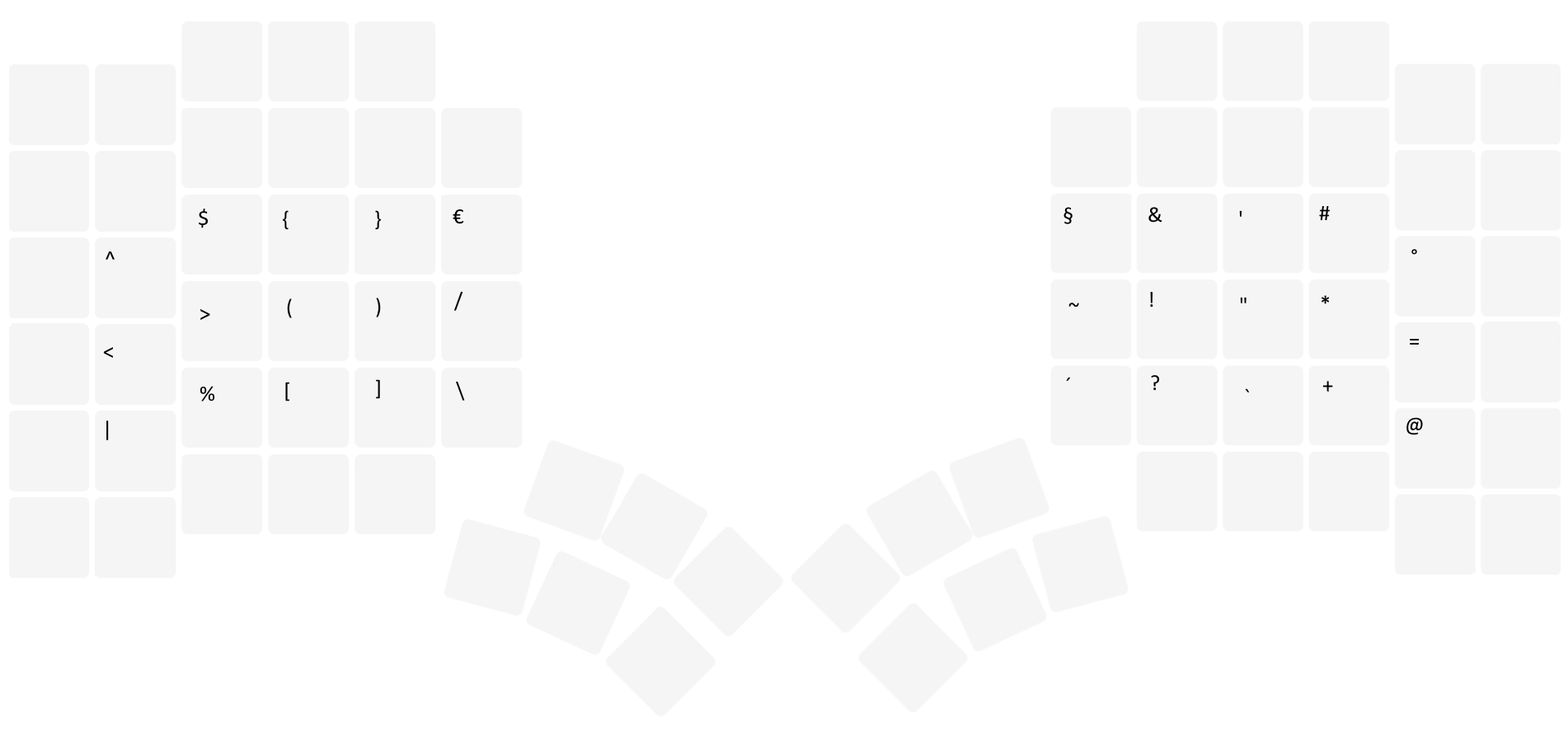
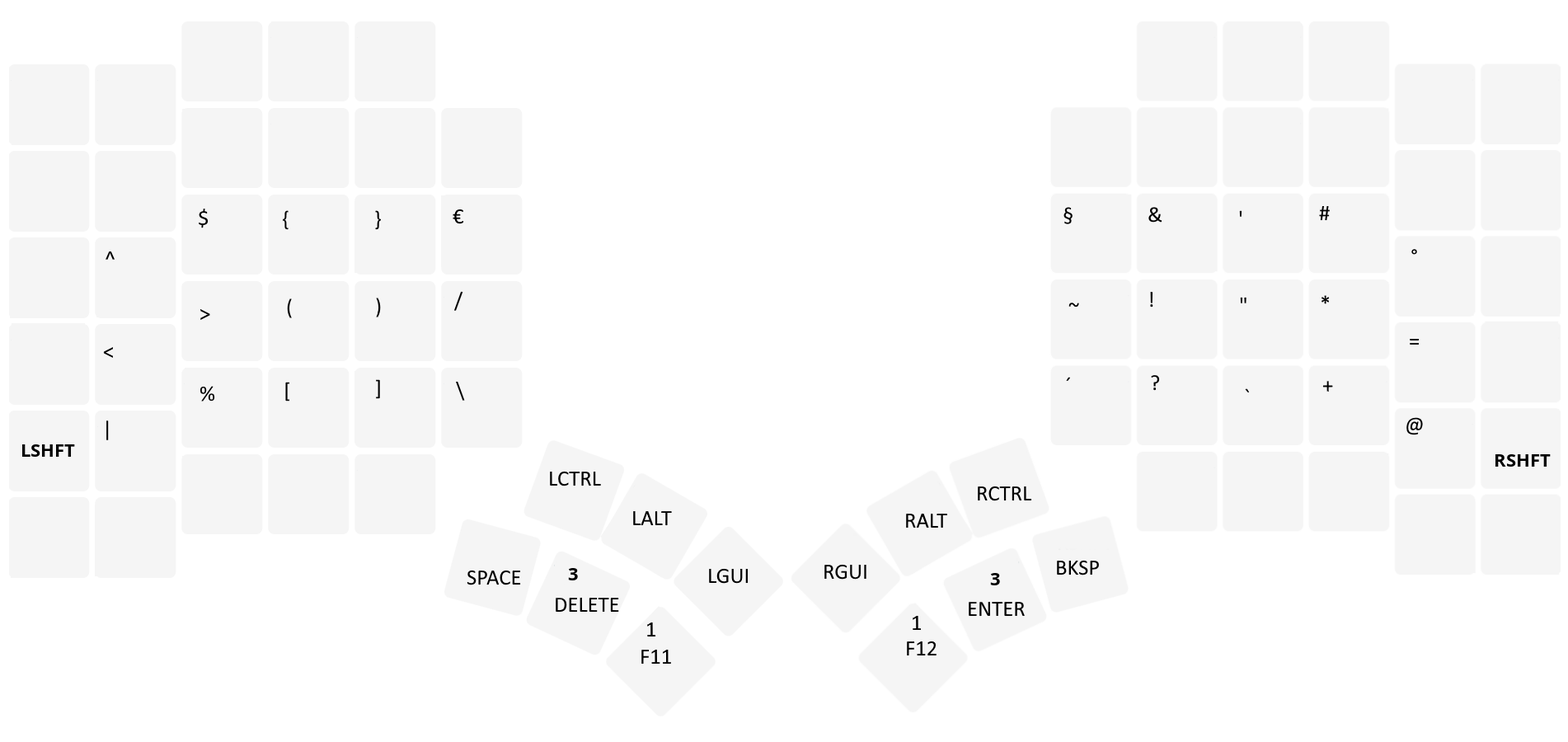
The second 1568 × 742 image is a revision of the first. Changes to its layers:
showed "ThumbKeys", painted on it over 466, 470, 1099, 665
renamed "SymbolNumber" to "Base", showed it, moved it above "Glove80Template: Background", painted on it over 21, 444, 1551, 522
